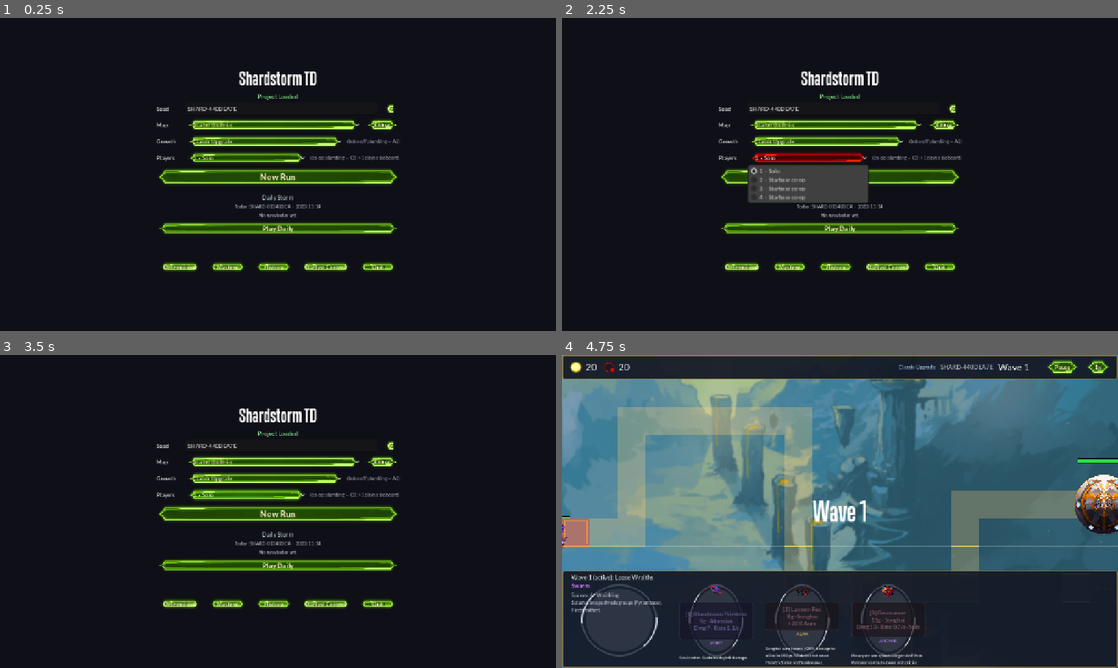
Above: before the commit, frames 1-4 (two rows, left to right).
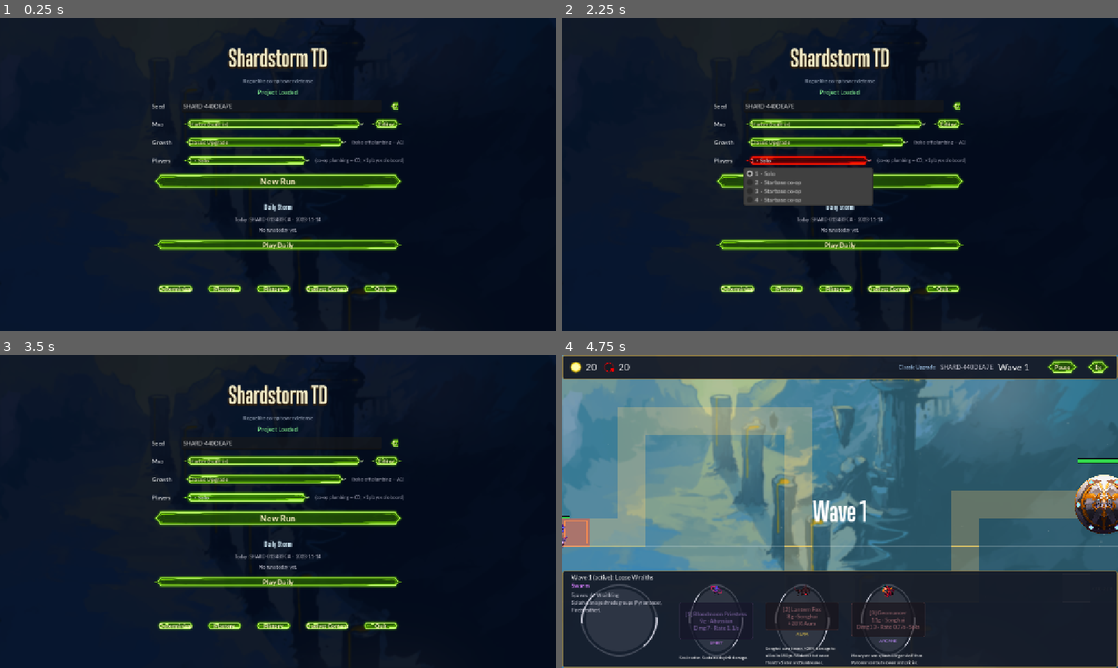
Above: after the commit, the same moments.

Repository: TYCHOcrater/Duelyst_TD
Game: Godot game, scene res://scenes/main_menu.tscn
Two runs of this game, one before a commit and one after it. Both use one fixed random seed, a clock stepped at 60 frames per second and the inputs below.
Inputs:
- Up to frame 1 (0.25 s): no input
- Up to frame 2 (2.25 s): click "Classic Upgrade" at 0.5 s; click "Classic Upgrade" at 1.25 s; click "1 · Solo" at 2 s
- Up to frame 3 (3.5 s): click "1 · Solo" at 2.75 s
- Up to frame 4 (4.75 s): click "New Run" at 3.5 s; click "Start Wave" at 4.25 s

The runs differ from the first frame. In frame 1, 12% of the frame differs, in the area x 27-73%, y 0-88%; in frame 2, 12%; in frame 3, 12%; in frame 4, less than 0.1%.

Commit message:
UI polish: main menu refresh
- Applied duelyst_theme to MainMenu root so buttons + OptionButtons
  pick up the textured frames and Lato/TGP fonts automatically.
- Layered an atmospheric battlemap3 background tinted blue-grey at
  55% alpha, with a dark vignette ColorRect on top for legibility.
- Bigger Title (44 -> 56pt) with warm parchment color + drop shadow.
- New Subtitle line under the Title ("Roguelike co-op tower defense").
- DailyHeader now uses TGP at 20pt to match section-header treatment.

Node hierarchy unchanged so main_menu.gd's $CenterContainer/VBox/...
paths still resolve.

Co-Authored-By: Claude Opus 4.7 (1M context) <noreply@anthropic.com>

Diff:
--- a/duelyst-td/scenes/main_menu.tscn
+++ b/duelyst-td/scenes/main_menu.tscn
@@ -1,34 +1,63 @@
-[gd_scene load_steps=3 format=3]
+[gd_scene load_steps=5 format=3]
 
 [ext_resource type="Script" path="res://scripts/main_menu.gd" id="1_mm"]
 [ext_resource type="FontFile" path="res://assets/fonts/TrumpGothicPro-Bold-webfont.ttf" id="2_tgp"]
+[ext_resource type="Theme" path="res://assets/ui/duelyst_theme.tres" id="3_theme"]
+[ext_resource type="Texture2D" path="res://assets/maps/battlemap3_background.png" id="4_bg_tex"]
 
 [node name="MainMenu" type="Control"]
 anchor_right = 1.0
 anchor_bottom = 1.0
 grow_horizontal = 2
 grow_vertical = 2
+theme = ExtResource("3_theme")
 script = ExtResource("1_mm")
 
 [node name="Background" type="ColorRect" parent="."]
 anchor_right = 1.0
 anchor_bottom = 1.0
-color = Color(0.06, 0.06, 0.09, 1)
+color = Color(0.04, 0.05, 0.08, 1)
 mouse_filter = 2
 
+[node name="BackgroundImage" type="TextureRect" parent="."]
+anchor_right = 1.0
+anchor_bottom = 1.0
+mouse_filter = 2
+texture = ExtResource("4_bg_tex")
+expand_mode = 1
+stretch_mode = 6
+modulate = Color(0.45, 0.5, 0.6, 0.55)
+
+[node name="BackgroundVignette" type="ColorRect" parent="."]
+anchor_right = 1.0
+anchor_bottom = 1.0
+color = Color(0.0, 0.0, 0.05, 0.55)
+mouse_filter = 2
+
 [node name="CenterContainer" type="CenterContainer" parent="."]
 anchor_right = 1.0
 anchor_bottom = 1.0
 
 [node name="VBox" type="VBoxContainer" parent="CenterContainer"]
-custom_minimum_size = Vector2(560, 0)
-theme_override_constants/separation = 6
+custom_minimum_size = Vector2(580, 0)
+theme_override_constants/separation = 10
 
 [node name="Title" type="Label" parent="CenterContainer/VBox"]
 text = "Shardstorm TD"
 horizontal_alignment = 1
 theme_override_fonts/font = ExtResource("2_tgp")
-theme_override_font_sizes/font_size = 44
+theme_override_font_sizes/font_size = 56
+theme_override_colors/font_color = Color(0.95, 0.92, 0.78, 1)
+theme_override_colors/font_shadow_color = Color(0.15, 0.1, 0.05, 0.9)
+theme_override_constants/shadow_offset_x = 0
+theme_override_constants/shadow_offset_y = 3
+theme_override_constants/shadow_outline_size = 8
+
+[node name="Subtitle" type="Label" parent="CenterContainer/VBox"]
+text = "Roguelike co-op tower defense"
+horizontal_alignment = 1
+theme_override_font_sizes/font_size = 12
+theme_override_colors/font_color = Color(0.65, 0.7, 0.78, 1)
 
 [node name="Status" type="Label" parent="CenterContainer/VBox"]
 text = "Project Loaded"
@@ -108,8 +137,9 @@
 [node name="DailyHeader" type="Label" parent="CenterContainer/VBox"]
 text = "Daily Storm"
 horizontal_alignment = 1
-theme_override_font_sizes/font_size = 14
-modulate = Color(0.85, 0.95, 1.0, 1)
+theme_override_fonts/font = ExtResource("2_tgp")
+theme_override_font_sizes/font_size = 20
+theme_override_colors/font_color = Color(0.85, 0.95, 1.0, 1)
 
 [node name="DailyInfo" type="Label" parent="CenterContainer/VBox"]
 text = ""
